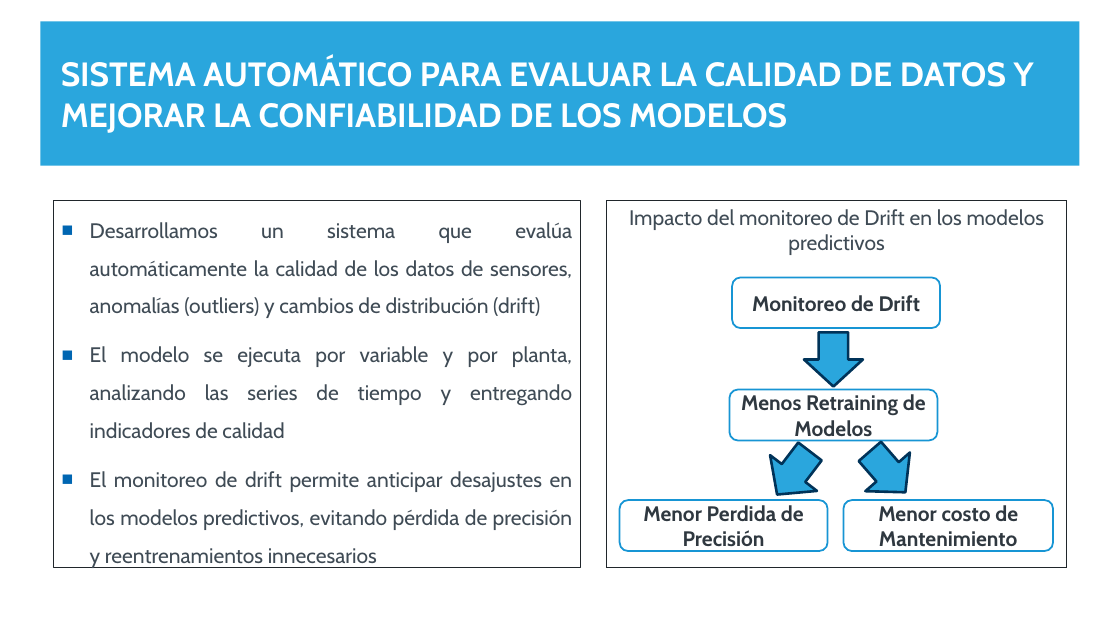
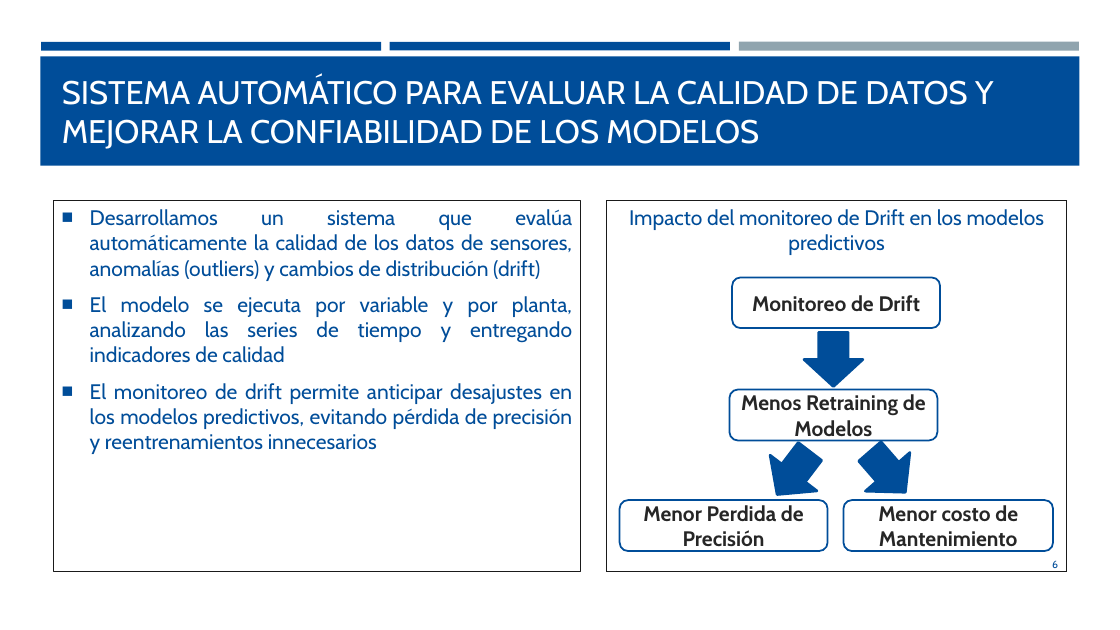
Before and after one commit to fchiapped/Proyecto-Grado, a slide deck: slide 6 of Entregas/UC/Entrega 3/Entrega 3.pptx. Drawn at 1120x630 pixels with LibreOffice and Linux fonts; fonts in the diff are those of the drawing. Boxes give left, top, right and bottom in pixels: in the first picture for what was removed or moved away, otherwise in the second. Text is boxed around its words. In the diff, an @@ line names an element or a change of style, - is before the commit and + after.

```diff
--- a/Entregas/UC/Entrega 3/Entrega 3.pptx
+++ b/Entregas/UC/Entrega 3/Entrega 3.pptx
@@ rectangle at bbox=[40, 56, 1080, 166]: fill #2AA6DD to #004D99 @@
@@ rectangle: place and size @@
-rectangle at bbox=[40, 21, 1080, 166]
+rectangle at bbox=[40, 56, 1080, 166]
@@ rectangle at bbox=[41, 42, 381, 50]: fill #2AA6DD to #004D99 @@
@@ rectangle added at bbox=[390, 42, 730, 50], fill #004D99 @@
@@ rectangle at bbox=[739, 42, 1079, 51]: fill #BFDDEE to #90A4AE @@
@@ title "SISTEMA AUTOMÁTICO PARA EVALUAR LA ...": place and size @@
-title "SISTEMA AUTOMÁTICO PARA EVALUAR LA ..." at bbox=[61, 58, 1034, 133]
+title "SISTEMA AUTOMÁTICO PARA EVALUAR LA ..." at bbox=[62, 77, 994, 149]
@@ title "SISTEMA AUTOMÁTICO PARA EVALUAR LA ..." at bbox=[62, 77, 994, 149]: size 28.8 to 28 pt, bold off @@
@@ text "Desarrollamos un sistema que evalúa ...": place and size @@
-text "Desarrollamos un sistema que evalúa ..." at bbox=[53, 201, 581, 568]
+text "Desarrollamos un sistema que evalúa ..." at bbox=[53, 201, 581, 572]
@@ text "Desarrollamos un sistema que evalúa ..." at bbox=[53, 201, 581, 572]: text colour #3F4B55 to #004D99; line spacing 1.5 to 1; bullet colour #0066B2 to #004D99; outline #1F252A 1 pt to #1A1A1A 1 pt @@
@@ rectangle "Impacto del monitoreo de Drift ...": place and size @@
-rectangle "Impacto del monitoreo de Drift ..." at bbox=[607, 201, 1067, 568]
+rectangle "Impacto del monitoreo de Drift ..." at bbox=[607, 201, 1067, 572]
@@ rectangle "Impacto del monitoreo de Drift ..." at bbox=[607, 201, 1067, 572]: text colour #3F4B55 to #004D99; outline #1F252A 0.75 pt to #1A1A1A 0.75 pt @@
@@ text colour #2F3840 to #262626; outline #1795D4 1.5 pt to #004D99 1.5 pt in 4 elements at bbox=[620, 500, 828, 551], bbox=[729, 390, 938, 441], bbox=[844, 500, 1053, 551], bbox=[733, 277, 941, 328] @@
@@ fill #2AA6DD to #004D99; outline #003359 2.25 pt to #004D99 2.25 pt in 3 elements at bbox=[804, 333, 863, 386], bbox=[754, 434, 834, 512], bbox=[848, 433, 928, 512] @@
@@ page number added at bbox=[1052, 560, 1058, 568], 9 pt, text #004D99 @@
+6
```
Also in this commit, not shown: 12 other slides changed, 23 other files.
